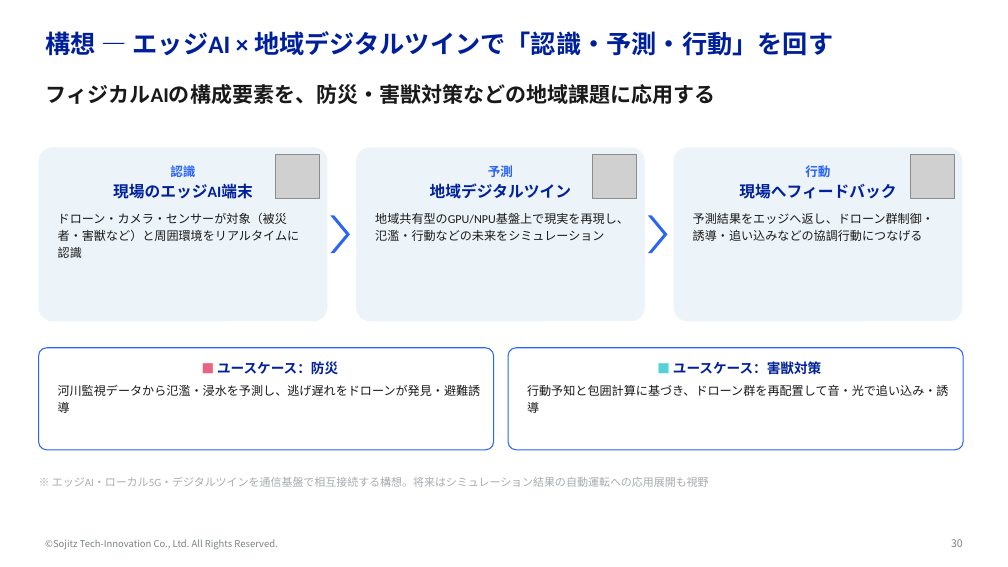
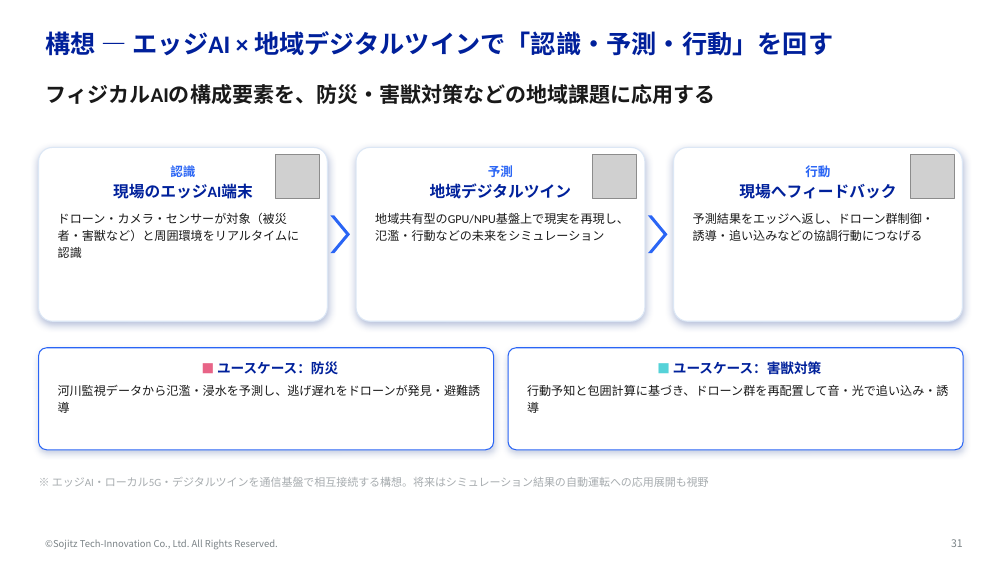
Before and after one commit to yktashiro2/aap, a slide deck: slide 31 of docs/フィジカルAI勉強会.pptx (slide 30 before the commit). Drawn at 1008x567 pixels with LibreOffice and Linux fonts; fonts in the diff are those of the drawing; grey boxes stand for pictures; background and template pictures are left out. Boxes give left, top, right and bottom in pixels: in the first picture for what was removed or moved away, otherwise in the second. Text is boxed around its words. In the diff, an @@ line names an element or a change of style, - is before the commit and + after.

```diff
--- a/docs/フィジカルAI勉強会.pptx
+++ b/docs/フィジカルAI勉強会.pptx
@@ fill #EDF4F9 to #FFFFFF; outline none to #DCE7F5 1 pt; shadow on in 3 elements at (39, 147, 327, 321), (356, 147, 645, 321), (674, 147, 963, 321) @@
@@ rounded rectangle "■ ユースケース：防災" at (39, 348, 494, 450): shadow on @@
@@ rounded rectangle "■ ユースケース：害獣対策" at (508, 348, 963, 450): shadow on @@
@@ page number at (951, 539, 963, 547): text changed @@
-30
+31
```
Also in this commit, not shown: 18 other slides changed, 1 slide added.
